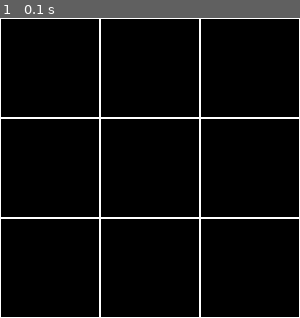
Above: before the commit, frame 1.
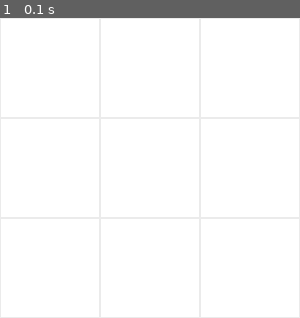
Above: after the commit, the same moment.

Repository: alexknight96/pygame-simple-games
Game: pygame game, started from tictactoe/tictac.py
Same seed, same stepped clock (60 frames per second), same inputs: the game is played once before the commit and once after it.
Inputs:
- Up to frame 1 (0.1 s): no input

The runs differ from the first frame. In frame 1, 96% of the frame differs, in the area x 0-100%, y 0-100%.

Commit message:
pretty much just some graphic changes and started working on a few other things

Diff:
--- a/tictactoe/tictac.py
+++ b/tictactoe/tictac.py
@@ -4,8 +4,8 @@
 # Resolution & Display
 WINDOW_WIDTH = 300
 WINDOW_HEIGHT = 300
+
 SCREEN = pygame.display.set_mode([WINDOW_WIDTH, WINDOW_HEIGHT])
-
 pygame.display.set_caption('Tic-Tac-Toe')
 
 # Grid Settings
@@ -13,10 +13,14 @@
 
 # RGB Colors
 BLACK = (0, 0, 0)
-WHITE = (255, 255, 255)
+WHITE = (235, 235, 235)
+BACKGROUND_COLOR = (250, 250, 250)
 
 # Game variables
+# 0 == O, 1 == X
 active_player = 0
+CLOCK = pygame.time.Clock()
+winstate = False
 
 # Import pygame.locals for easier access to key coordinates
 from pygame.locals import (
@@ -41,10 +45,10 @@
     return x, y
 
 def check_winstate(player):
-
     def check_row(board):
         for row in board:
             if all(cell == player for cell in row):
+                winstate = True
                 print('win')
                 return True
 
@@ -70,7 +74,9 @@
     # Check the board vertically for a winstate
     check_row(reversed_board)
 
-
+    # Check the board for a draw
+    if '' in board:
+        print('test')
 
 def modify_board():
     global active_player
@@ -100,17 +106,23 @@
          ['', '', ''],
          ['', '', '']]
 
+#board = [[''] * 3, [''] * 3, ['']] * 3
+
 # Stores pieces in vertical rows for easy winstate checking
 reversed_board = [['', '', ''],
                   ['', '', ''],
                   ['', '', '']]
 
-
 running = True
 
 def game_display():
+    # Set background
+    SCREEN.fill((255, 255, 255))
+
     draw_grid()
     pygame.display.flip()
+
+pygame.init()
 
 # Main loop
 while running:
@@ -124,3 +136,5 @@
                 running = False
 
     game_display()
+
+    CLOCK.tick(60)
